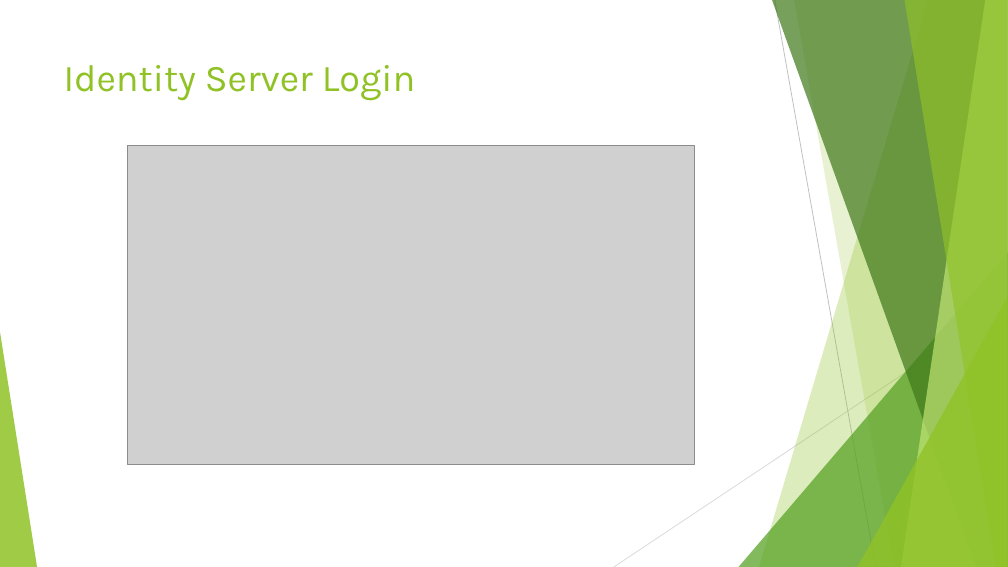
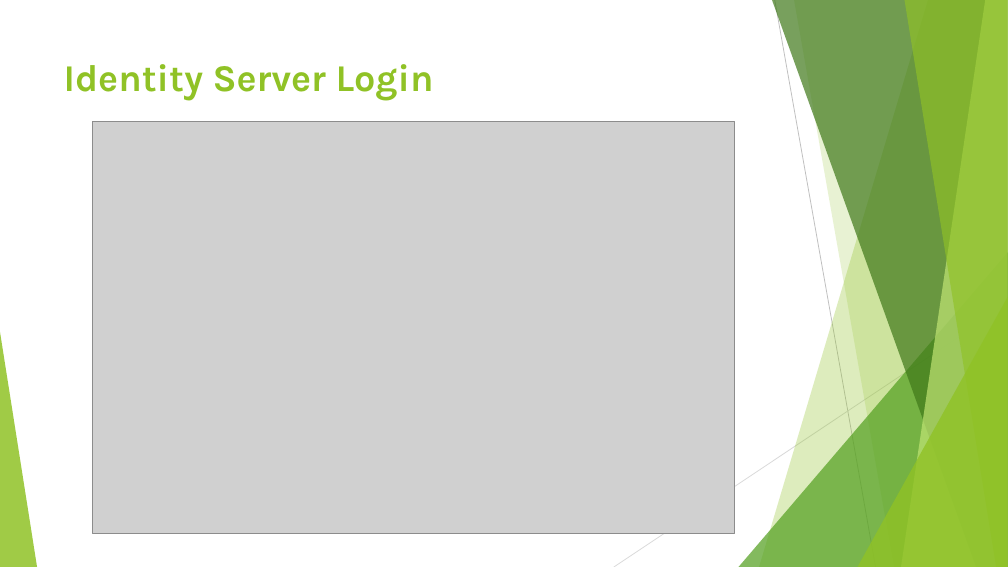
Before and after one commit to enimenss/IdentityServer4AndOAuth2, a slide deck: slide 17 of SSOPresentation.pptx (slide 18 before the commit). Drawn at 1008x567 pixels with LibreOffice and Linux fonts; fonts in the diff are those of the drawing; grey boxes stand for pictures. Boxes give left, top, right and bottom in pixels: in the first picture for what was removed or moved away, otherwise in the second. Text is boxed around its words. In the diff, an @@ line names an element or a change of style, - is before the commit and + after.

```diff
--- a/SSOPresentation.pptx
+++ b/SSOPresentation.pptx
@@ title "Identity Server Login" at box(64, 64, 434, 101): bold on @@
@@ picture: place and size @@
-picture at box(128, 145, 695, 464)
+picture at box(92, 122, 734, 534)
```
Also in this commit, not shown: 20 other slides changed, 1 slide removed, 1 other file.
